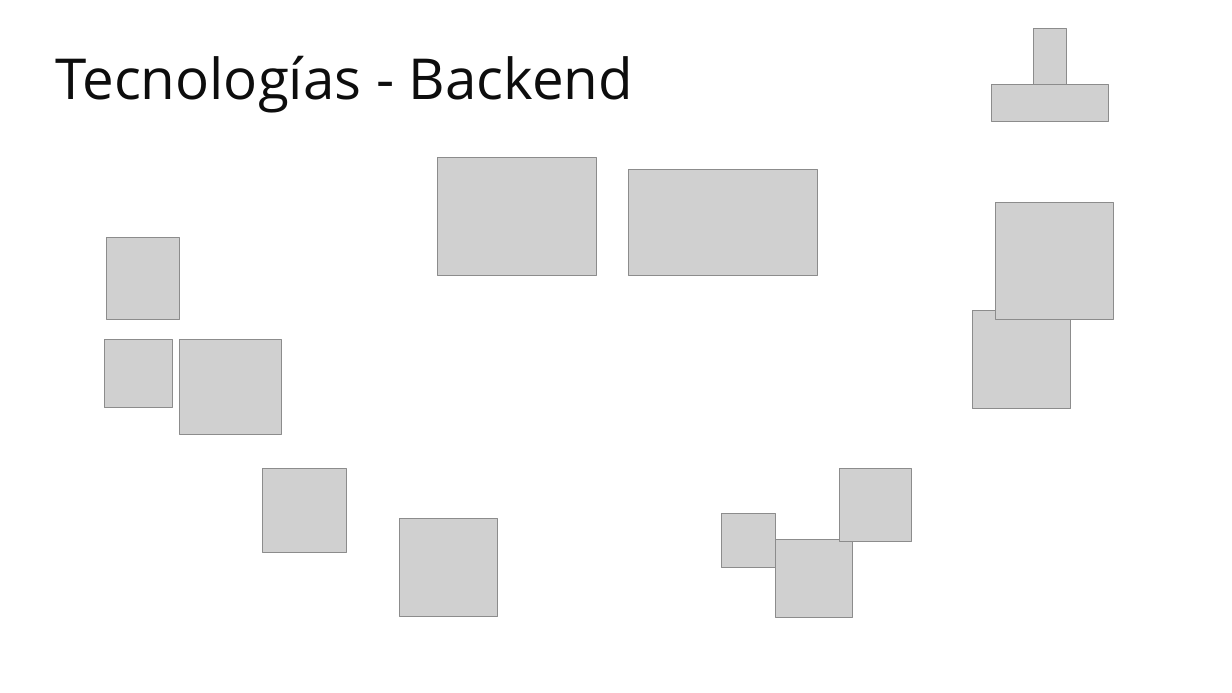
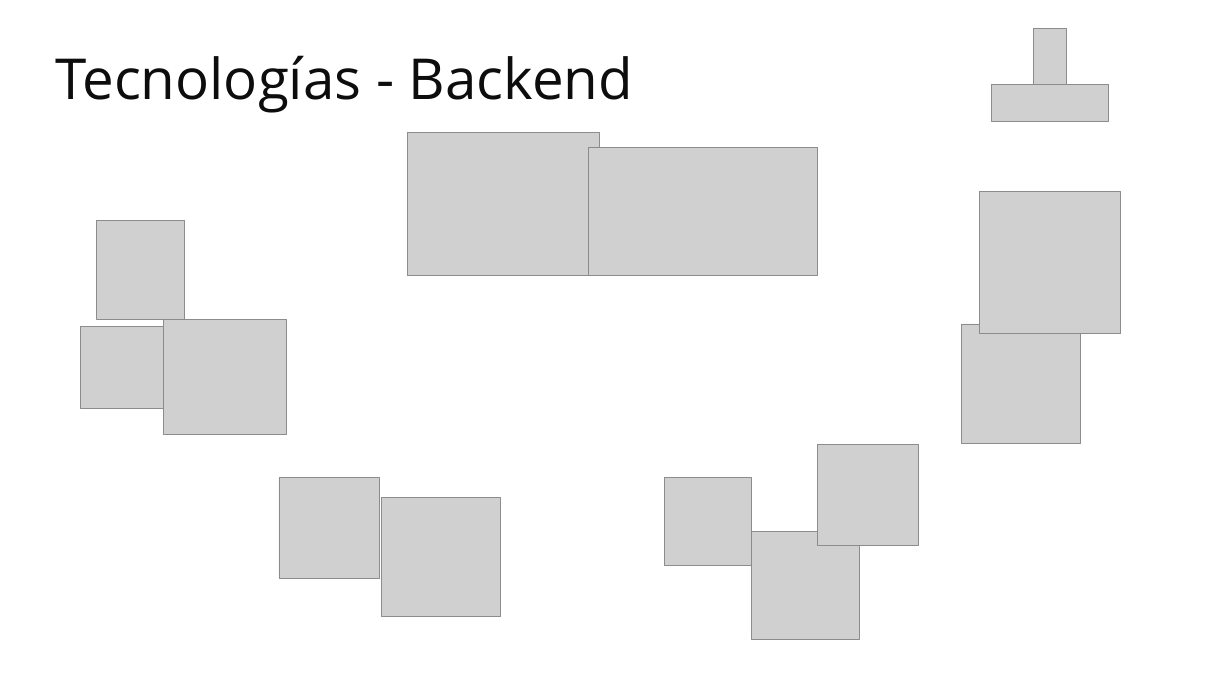
Before and after one commit to moises-ph/Nodens-documentacion, a slide deck: slide 9 of Presentaciones del proyecto/Presentación de Proyecto Pitch1.pptx (slide 10 before the commit). Drawn at 1232x693 pixels with LibreOffice and Linux fonts; fonts in the diff are those of the drawing; grey boxes stand for pictures; background and template pictures are left out. Boxes give left, top, right and bottom in pixels: in the first picture for what was removed or moved away, otherwise in the second. Text is boxed around its words. In the diff, an @@ line names an element or a change of style, - is before the commit and + after.

```diff
--- a/Presentaciones del proyecto/Presentación de Proyecto Pitch1.pptx
+++ b/Presentaciones del proyecto/Presentación de Proyecto Pitch1.pptx
@@ picture: place and size @@
-picture at (438, 157, 597, 275)
+picture at (408, 132, 600, 275)
@@ picture: place and size @@
-picture at (628, 170, 818, 276)
+picture at (589, 148, 818, 276)
@@ picture: place and size @@
-picture at (996, 202, 1114, 320)
+picture at (980, 191, 1122, 334)
@@ picture: place and size @@
-picture at (106, 238, 179, 320)
+picture at (97, 221, 185, 320)
@@ picture: place and size @@
-picture at (104, 339, 173, 408)
+picture at (81, 326, 164, 409)
@@ picture: place and size @@
-picture at (179, 339, 281, 435)
+picture at (164, 320, 287, 435)
@@ picture: place and size @@
-picture at (972, 311, 1071, 409)
+picture at (961, 324, 1080, 444)
@@ picture: place and size @@
-picture at (839, 469, 912, 542)
+picture at (818, 445, 919, 545)
@@ picture: place and size @@
-picture at (262, 469, 346, 552)
+picture at (279, 478, 380, 579)
@@ picture: place and size @@
-picture at (722, 514, 775, 567)
+picture at (665, 478, 752, 566)
@@ picture: place and size @@
-picture at (399, 518, 498, 617)
+picture at (382, 497, 501, 616)
@@ picture: place and size @@
-picture at (775, 540, 853, 617)
+picture at (752, 531, 860, 639)
```
Also in this commit, not shown: 6 other slides changed, 1 slide added, 2 slides removed.
